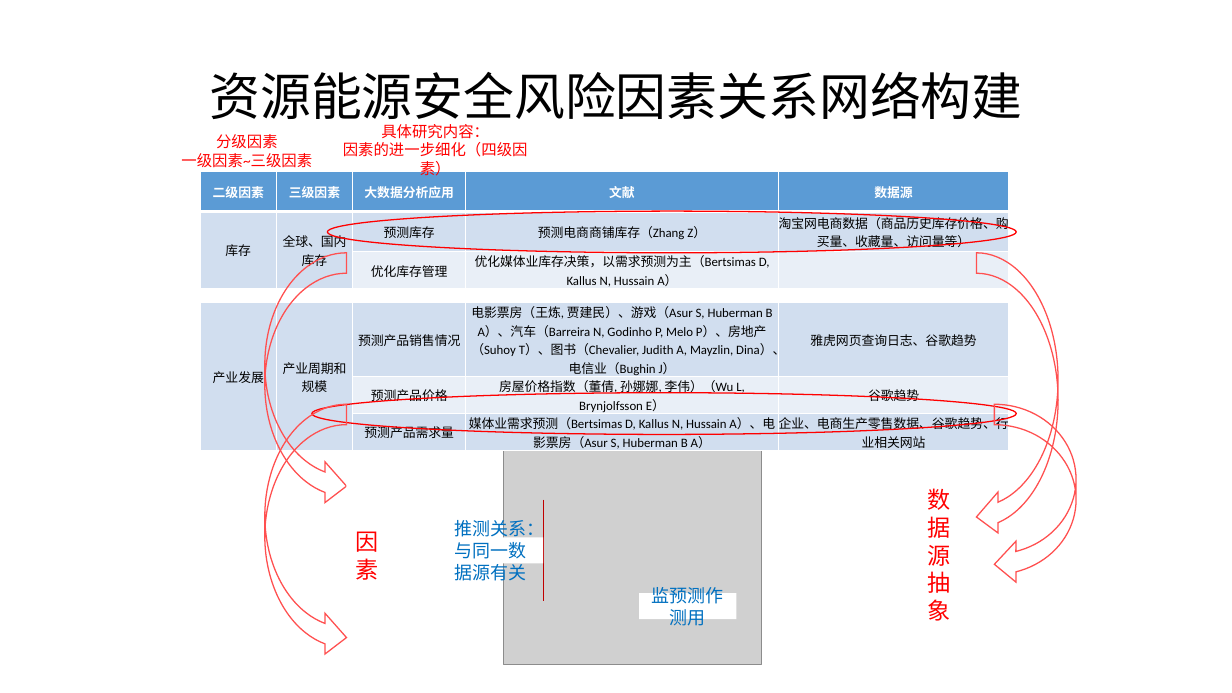
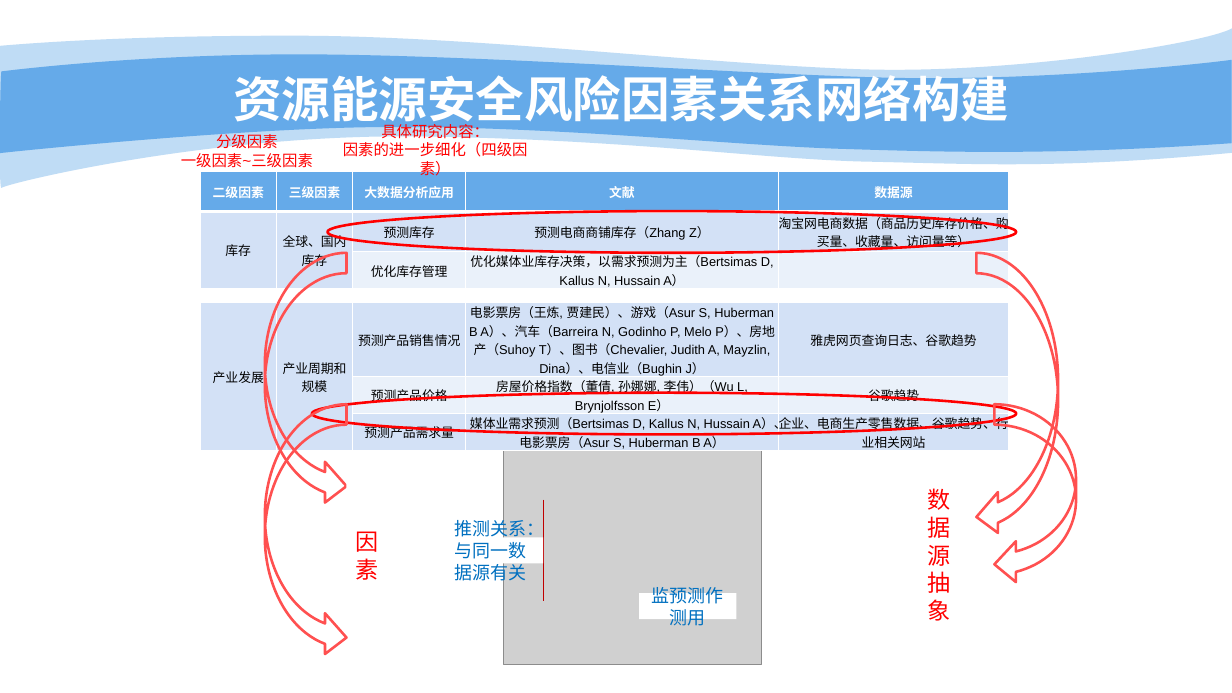
Before and after one commit to bwriteLeaf/writing, a slide deck: slide 71 of 报告写作/2018-3-8汇报ppt.pptx (slide 66 before the commit). Drawn at 1232x693 pixels with LibreOffice and Linux fonts; fonts in the diff are those of the drawing; grey boxes stand for pictures; background and template pictures are left out. Boxes give left, top, right and bottom in pixels: in the first picture for what was removed or moved away, otherwise in the second. Text is boxed around its words. In the diff, an @@ line names an element or a change of style, - is before the commit and + after.

```diff
--- a/报告写作/2018-3-8汇报ppt.pptx
+++ b/报告写作/2018-3-8汇报ppt.pptx
@@ freeform shape added at (0, 29, 1232, 192), fill #65AAE9 at 41% opacity @@
@@ freeform shape added at (0, 54, 1232, 155), fill #65AAE9 @@
@@ title "资源能源安全风险因素关系网络构建": place and size @@
-title "资源能源安全风险因素关系网络构建" at (209, 71, 1022, 129)
+title "资源能源安全风险因素关系网络构建" at (233, 68, 1009, 129)
@@ title "资源能源安全风险因素关系网络构建" at (233, 68, 1009, 129): size 39.6 to 37.8 pt, font Calibri to Noto Sans CJK SC, text colour #000000 to #FFFFFF, bold on; line spacing 0.9 to 1 @@
@@ text "分级因素" at (181, 132, 313, 168): font Calibri to Arial @@
@@ text "具体研究内容：" at (343, 121, 528, 157): font Calibri to Arial @@
@@ table at (201, 171, 1010, 391) @@
@@ fill #5B9BD5 to #65AAE9 in row 1 @@
@@ fill #D2DEEF to #D3E2F7 in row 2 @@
@@ fill #EAEFF7 to #EAF1FB in 3 cells @@
@@ font Calibri to Arial @@
@@ ellipse at (327, 211, 1016, 252): outline #FF0000 1 pt to #FF0000 2 pt @@
@@ table at (201, 303, 1010, 455) @@
@@ fill #D2DEEF to #D3E2F7 in 8 cells @@
@@ fill #EAEFF7 to #EAF1FB in 3 cells @@
@@ font Calibri to Arial @@
@@ ellipse at (312, 393, 1017, 434): outline #FF0000 1 pt to #FF0000 2 pt @@
@@ outline #FF5050 1 pt to #FF5050 2 pt in 4 elements at (265, 253, 347, 507), (265, 405, 347, 659), (977, 253, 1058, 538), (994, 405, 1076, 585) @@
```
Also in this commit, not shown: 78 other slides changed, 5 slides added.
